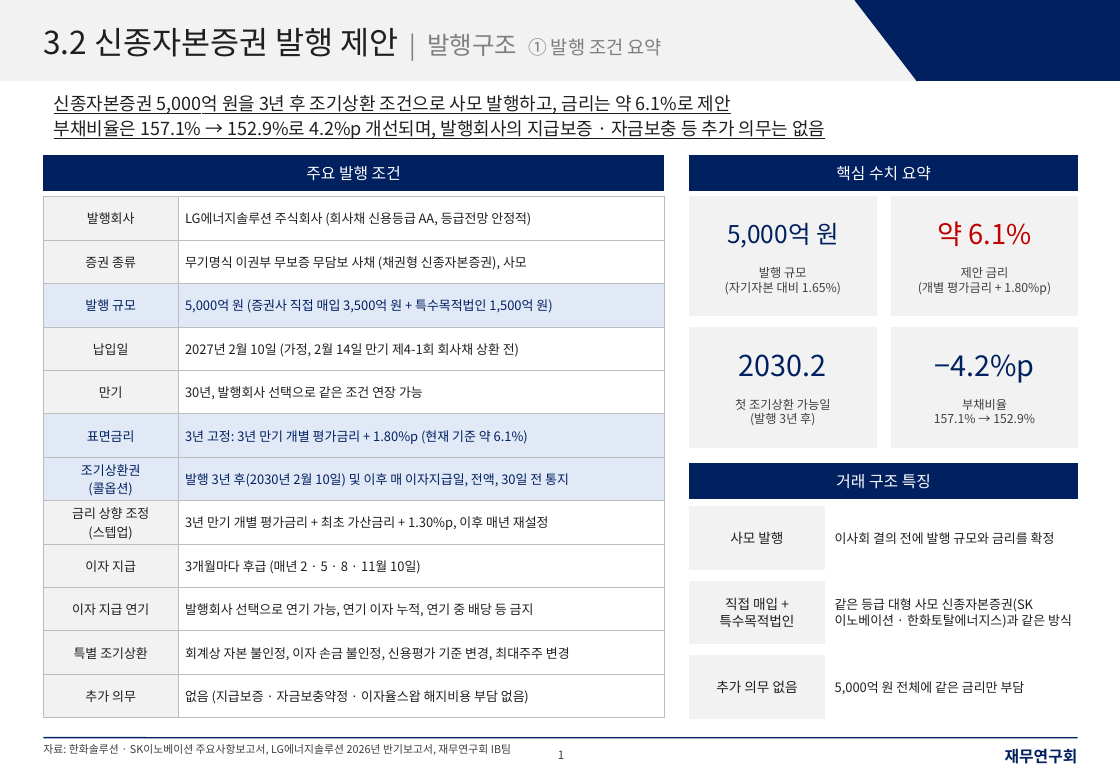
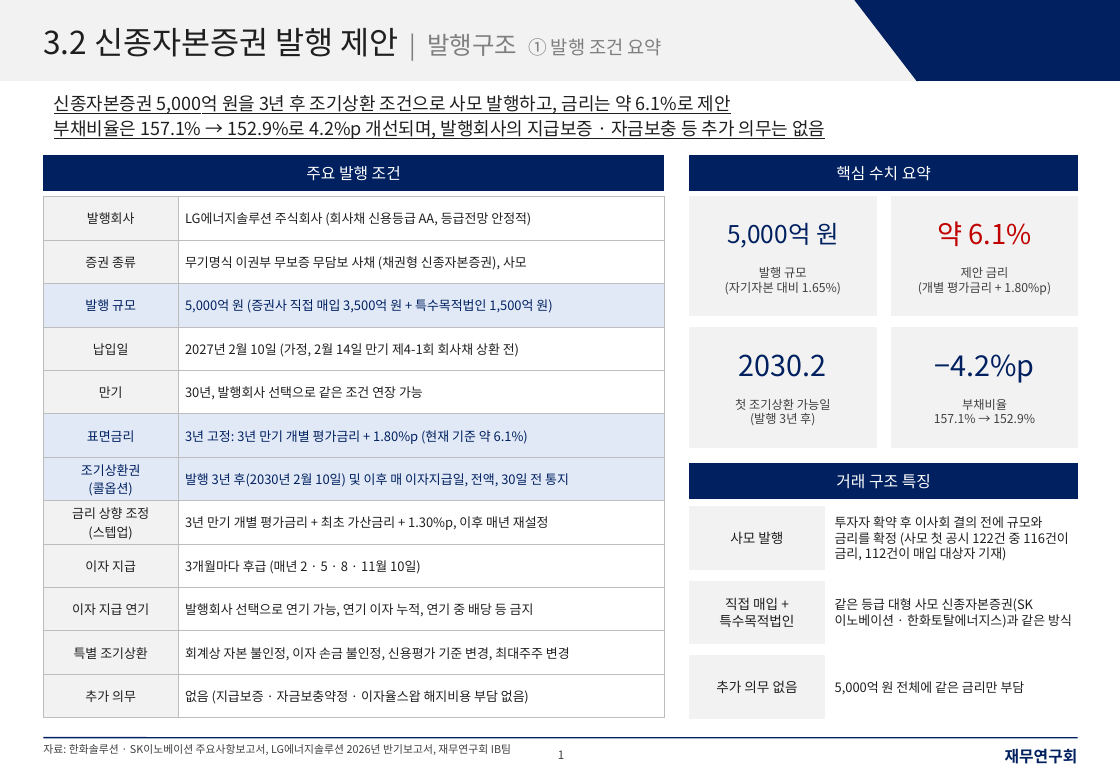
Before and after one commit to shy065542-rgb/SSHHYY, a slide deck: slide 1 of LGES_신종_발행구조_재무연구회양식.pptx. Drawn at 1120x776 pixels with LibreOffice and Linux fonts; fonts in the diff are those of the drawing. Boxes give left, top, right and bottom in pixels: in the first picture for what was removed or moved away, otherwise in the second. Text is boxed around its words. In the diff, an @@ line names an element or a change of style, - is before the commit and + after.

```diff
--- a/LGES_신종_발행구조_재무연구회양식.pptx
+++ b/LGES_신종_발행구조_재무연구회양식.pptx
@@ text at (x1=835, y1=516, x2=1068, y2=561): text changed @@
-이사회 결의 전에 발행 규모와 금리를 확정
+투자자 확약 후 이사회 결의 전에 규모와 금리를 확정 (사모 첫 공시 122건 중 116건이 금리, 112건이 매입 대상자 기재)
```
Also in this commit, not shown: 1 other slide changed, 1 other file.
